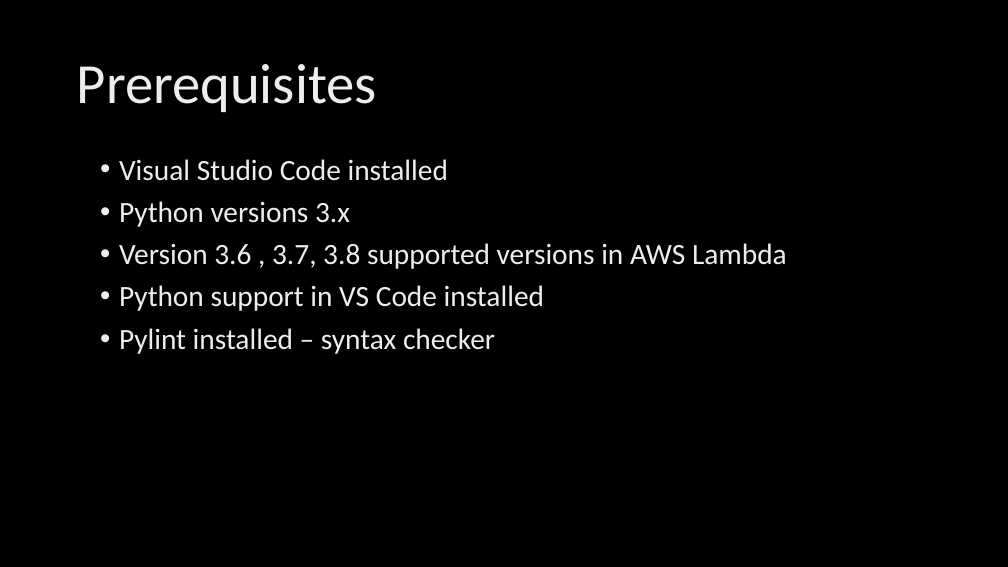
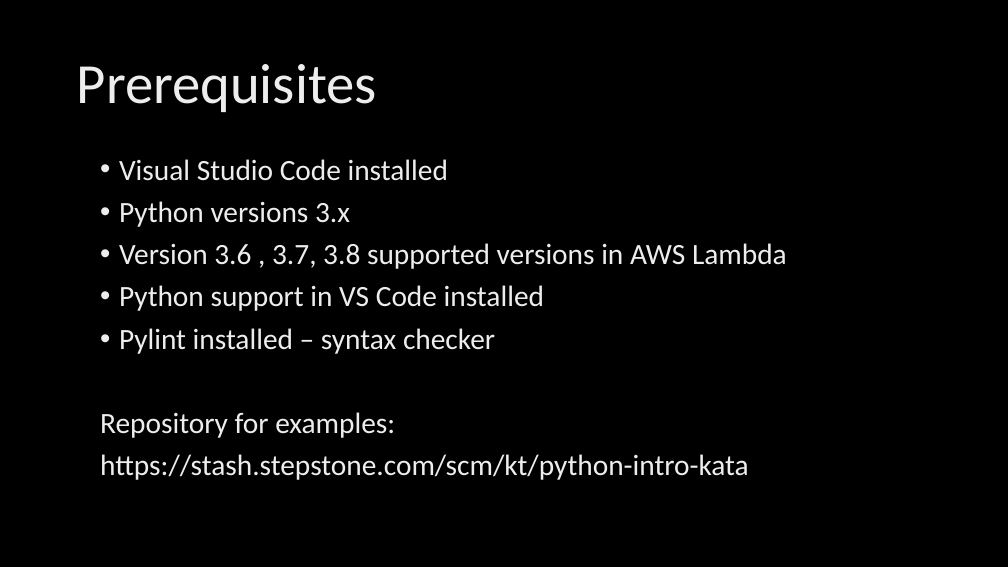
Before and after one commit to LaurentZuijdwijk/stst-array-kata, a slide deck: slide 2 of Python CodeKata.pptx. Drawn at 1008x567 pixels with LibreOffice and Linux fonts; fonts in the diff are those of the drawing; background and template pictures are left out. Boxes give left, top, right and bottom in pixels: in the first picture for what was removed or moved away, otherwise in the second. Text is boxed around its words. In the diff, an @@ line names an element or a change of style, - is before the commit and + after.

```diff
--- a/Python CodeKata.pptx
+++ b/Python CodeKata.pptx
@@ text at (100, 412, 749, 480): paragraphs added @@
+Repository for examples:
+https://stash.stepstone.com/scm/kt/python-intro-kata
```
Also in this commit, not shown: 8 other slides changed.
